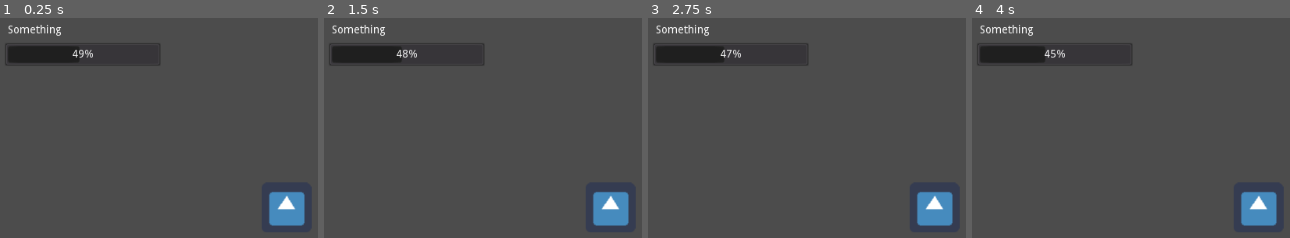
Above: before the commit, frames 1-4 (left to right).
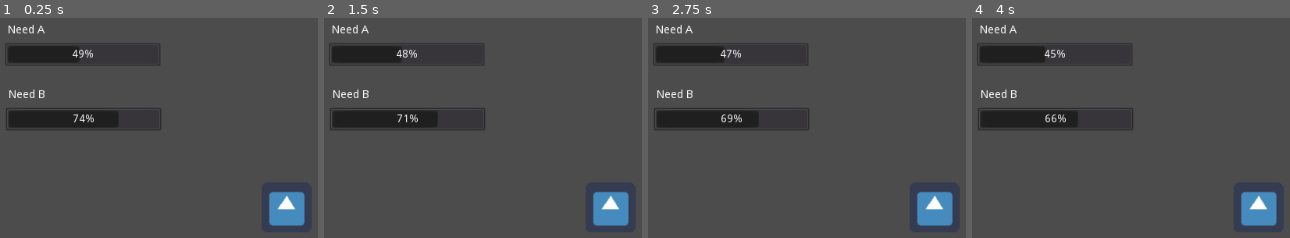
Above: after the commit, the same moments.

Repository: BlackBrad/KiwiJam2021
Game: Godot game, scene res://Scenes/NeedsTest.tscn
Same seed, same stepped clock (60 frames per second), same inputs: the game is played once before the commit and once after it. The project has no main scene, so this scene is started directly. The engine's default icon, where the game draws it, is replaced by a stand-in: a white triangle on a blue panel in a dark square.
Inputs:
- Up to frame 1 (0.25 s): no input
- Up to frame 2 (1.5 s): tap Enter at 0.5 s; tap Space at 1.25 s
- Up to frame 3 (2.75 s): tap Enter at 2 s
- Up to frame 4 (4 s): tap Space at 2.75 s; tap Enter at 3.5 s

The runs differ from the first frame. In frame 1, 3.9% of the frame differs, in the area x 1-51%, y 3-51%; in frame 2, 3.8%; in frame 3, 3.7%; in frame 4, 3.6%.

Commit message:
Support multiple needs

Diff:
--- a/Scenes/NeedUI.tscn
+++ b/Scenes/NeedUI.tscn
@@ -10,7 +10,6 @@
 "_edit_use_anchors_": false
 }
 label_name = "Something"
-amount = 25.0
 
 [node name="ProgressBar" type="ProgressBar" parent="."]
 margin_left = 6.29959
@@ -31,7 +30,7 @@
 margin_bottom = 24.0794
 size_flags_horizontal = 3
 size_flags_vertical = 6
-text = "Need A"
+text = "<NEED LABEL>"
 __meta__ = {
 "_edit_use_anchors_": false
 }
--- a/Scenes/NeedsTest.tscn
+++ b/Scenes/NeedsTest.tscn
@@ -7,7 +7,17 @@
 [node name="NeedsTest" type="Node2D"]
 
 [node name="NeedA" parent="." instance=ExtResource( 1 )]
-amount = 13.0
+label_name = "Need A"
+need_key = "A"
+need_source_path = NodePath("../NeedSource")
+
+[node name="NeedB" parent="." instance=ExtResource( 1 )]
+margin_left = 1.25992
+margin_top = 83.1548
+margin_right = 220.26
+margin_bottom = 211.155
+label_name = "Need B"
+need_key = "B"
 need_source_path = NodePath("../NeedSource")
 
 [node name="NeedSource" type="Node2D" parent="."]
--- a/Scripts/NeedSource.gd
+++ b/Scripts/NeedSource.gd
@@ -1,11 +1,23 @@
 extends Node2D
 
-export(float) var need_a = 50.0
-export(float) var need_b = 75.0
+export(float) var initial_need_a = 50.0
+export(float) var initial_need_b = 75.0
 
 export(float) var need_a_drain_rate = 1.0
 export(float) var need_b_drain_rate = 2.0
 
+var needs = {
+	"A": 0,
+	"B": 0,
+}
+
+func _ready():
+	needs["A"] = initial_need_a
+	needs["B"] = initial_need_b
+
 func _physics_process(delta):
-	need_a -= need_a_drain_rate * delta
-	need_b -= need_b_drain_rate * delta
+	needs["A"] -= need_a_drain_rate * delta
+	needs["B"] -= need_b_drain_rate * delta
+
+func get_needs_value(key: String):
+	return needs[key]
--- a/Scripts/NeedUI.gd
+++ b/Scripts/NeedUI.gd
@@ -1,18 +1,16 @@
 extends Control
 
-export(String) var label_name = "A"
-export(float) var amount = 50.0
+export(String) var label_name = "<NEED NAME>"
+export(String) var need_key = "INVALID"
 export(NodePath) var need_source_path
 
 onready var label = $Label
 onready var progress_bar = $ProgressBar
 
+func _ready():
+	label.text = label_name
+
 func _process(delta):
-	label.text = label_name
 	var need_source = get_node(need_source_path)
-	if need_source:
-		# TODO: Figure out how to parameterize this
-		var source_amount = need_source.need_a
-		progress_bar.value = int(source_amount)
-	else:
-		progress_bar.value = int(amount)
+	var source_amount = need_source.get_needs_value(need_key)
+	progress_bar.value = int(source_amount)
